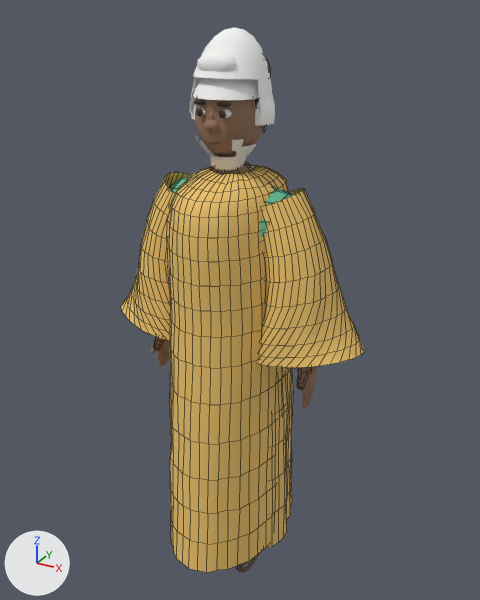
An edit to the Blender file assets-src/character_rig_v5.blend, drawn before and after from the same camera.
The view is the same before and after, from a camera (50 mm lens) standing at (1.1, -1.938, 2.109) and looking at (0.005, 0.054, 1.113). The axes (+X, +Y, +Z) are drawn at lower left. The lights are the same throughout. The older version comes first. Mesh edges are drawn as thin lines on the coarser meshes.

Objects in the first picture: 'Beard', 'Cloth_Boubou', 'Cloth_Headwrap', 'Cloth_Kufi', 'Cloth_Skirt', 'DR_Hands', 'DR_Head' and 4 more.
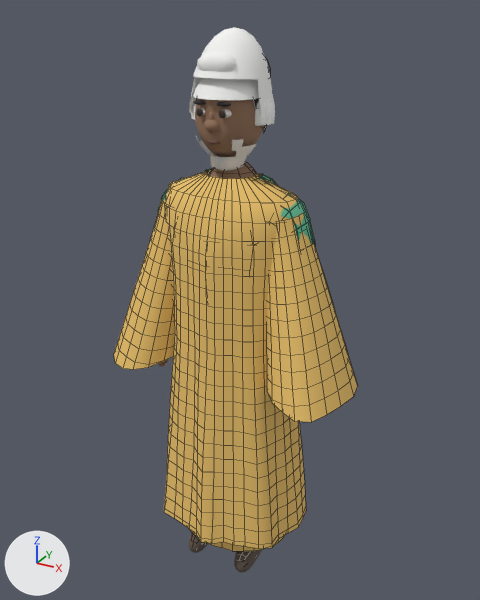
Changed parts and their boxes (x1, y1, x2, y2) in the pictures (480 x 600 px):
'Cloth_Boubou', reshaped (7% shorter): before (121, 164, 365, 573); after (114, 170, 358, 549)
part 1 of me_cloth3_boubou_002, rebuilt (13% wider, 7% shorter): before (167, 164, 293, 573); after (164, 170, 306, 549)
part 2 of me_cloth3_boubou_002, rebuilt (14% narrower, 16% taller): before (258, 188, 365, 368); after (266, 213, 358, 422)
part 3 of me_cloth3_boubou_002, rebuilt: before (121, 172, 191, 340); after (114, 196, 174, 370)
'Cloth_Skirt', unchanged, covered by the edit: before (264, 376, 287, 549); after (187, 527, 285, 551)

The change in detail:
me_cloth3_boubou_002 is used by ob_cloth_boubou; location (0.0, 0.0, 0.0).
me_cloth3_boubou_002 had 1256 vertices, 1152 faces and spanned x -0.494..0.499, y -0.344..0.352, z 0.14..1.618.
me_cloth3_boubou_002 now has 1368 vertices, 1296 faces and spans x -0.476..0.486, y -0.256..0.241, z 0.2..1.6.
me_cloth3_boubou_002 part 1: the loose piece of 680 vertices spanning x -0.222..0.221, y -0.344..0.352, z 0.14..1.618 is rebuilt with 900 vertices and now spans x -0.308..0.301, y -0.256..0.241, z 0.2..1.6.
me_cloth3_boubou_002 part 2: the loose piece of 288 vertices spanning x 0.093..0.499, y -0.157..0.174, z 0.947..1.568 is rebuilt with 234 vertices and now spans x 0.129..0.486, y -0.22..0.224, z 0.854..1.497.
me_cloth3_boubou_002 part 3: the loose piece of 288 vertices spanning x -0.494..-0.095, y -0.161..0.167, z 0.948..1.569 is rebuilt with 234 vertices and now spans x -0.476..-0.129, y -0.214..0.219, z 0.854..1.497.
